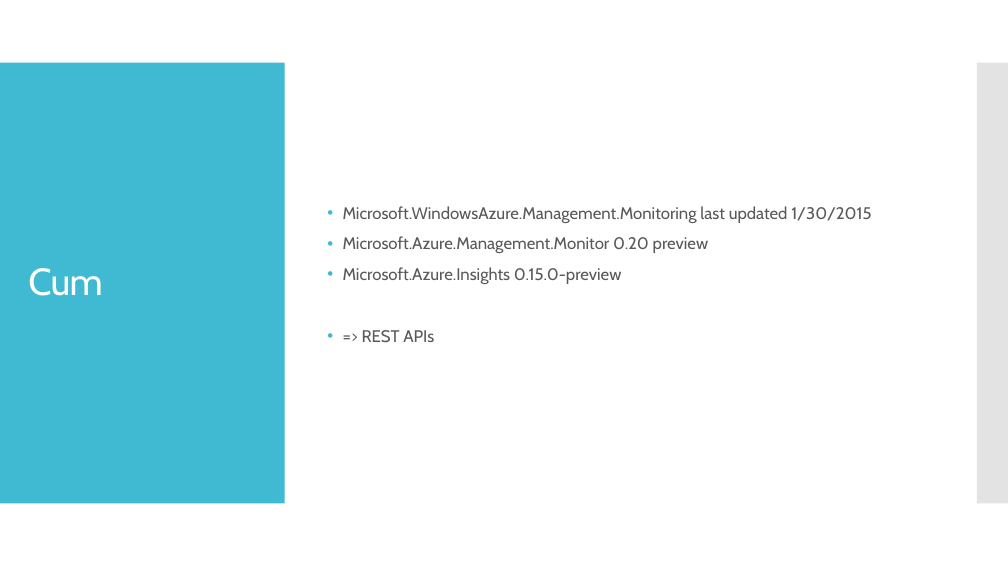
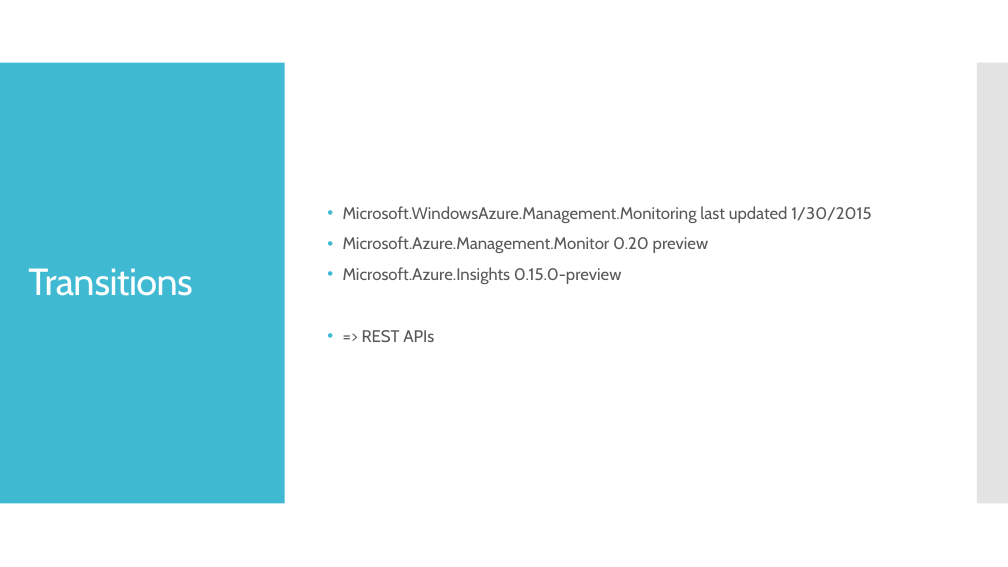
Before and after one commit to bogdanac/SmartMonitor, a slide deck: slide 6 of Monitorizarea Resurselor.pptx (slide 5 before the commit). Drawn at 1008x567 pixels with LibreOffice and Linux fonts; fonts in the diff are those of the drawing. Boxes give left, top, right and bottom in pixels: in the first picture for what was removed or moved away, otherwise in the second. Text is boxed around its words. In the diff, an @@ line names an element or a change of style, - is before the commit and + after.

Commit message:
pptx minor changes

```diff
--- a/Monitorizarea Resurselor.pptx
+++ b/Monitorizarea Resurselor.pptx
@@ title at (28, 268, 192, 296): text changed @@
-Cum
+Transitions
```
Also in this commit, not shown: 1 other slide changed, 2 slides added, 1 slide removed.
